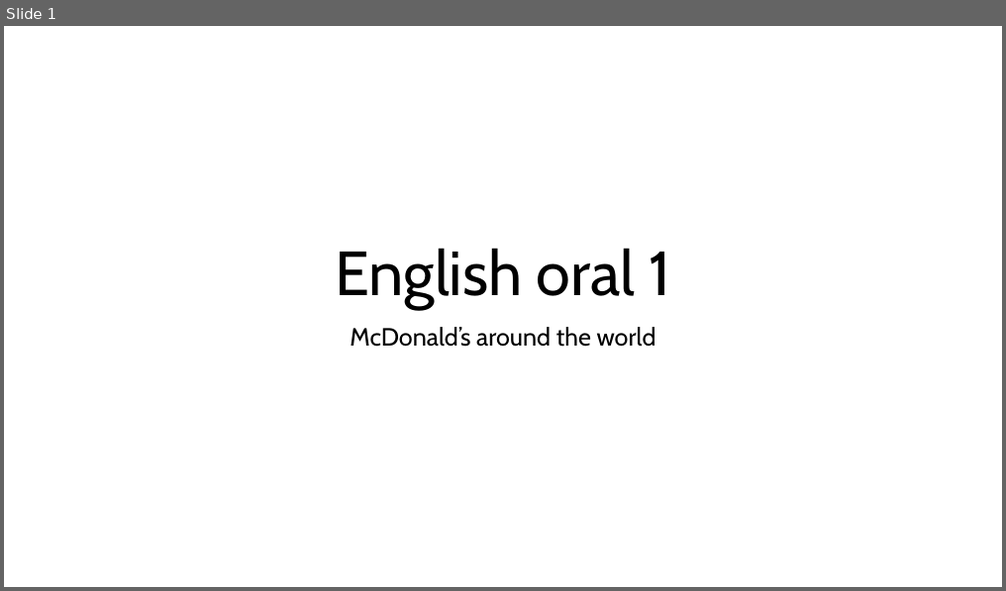
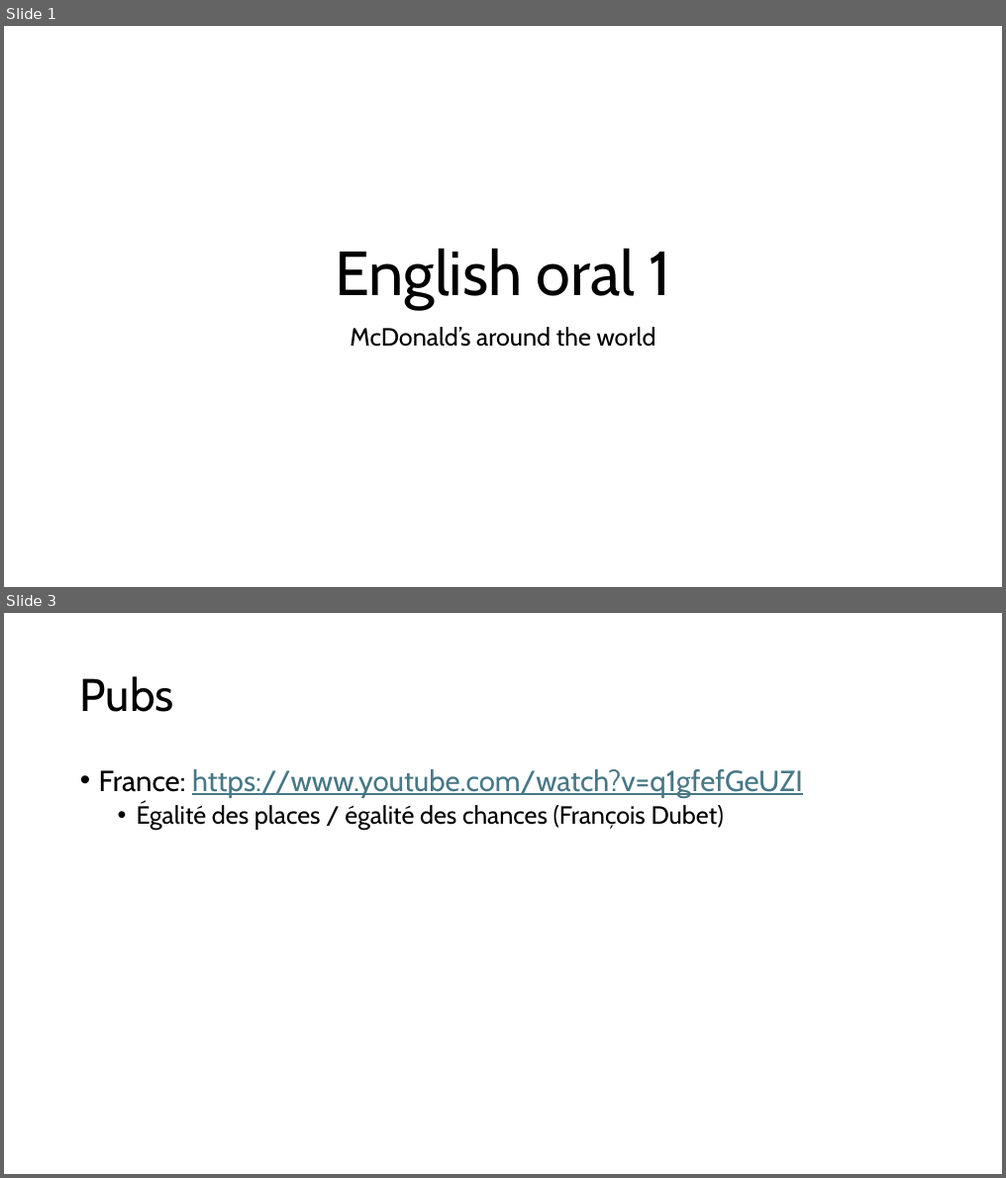
Before and after one commit to Scortail/AnglaisAd, a slide deck: slides.pptx. Shown one above the other, each under a label of ours: slide 1 before the commit, slides 1 and 3 after it; the slides between them are not shown. The pictures are 1006x591 and 1006x1178 pixels, drawn with LibreOffice and Linux fonts; fonts in the diff are those of the drawing. Boxes give left, top, right and bottom in pixels: in the first picture for what was removed or moved away, otherwise in the second. Text is boxed around its words. In the diff, an @@ line names an element or a change of style, - is before the commit and + after.

```diff
--- a/slides.pptx
+++ b/slides.pptx
@@ slide 3 added at [4,613,1002,1174], background #FFFFFF @@
@@ title added at [80,676,174,712], 44 pt, text #000000 @@
+Pubs
@@ text added at [99,769,803,830], 28 pt, text #000000 @@
+• France: https://www.youtube.com/watch?v=q1gfefGeUZI
+  • Égalité des places / égalité des chances (François Dubet)
```
Also in this commit, not shown: 3 other slides added, 2 slides removed.
